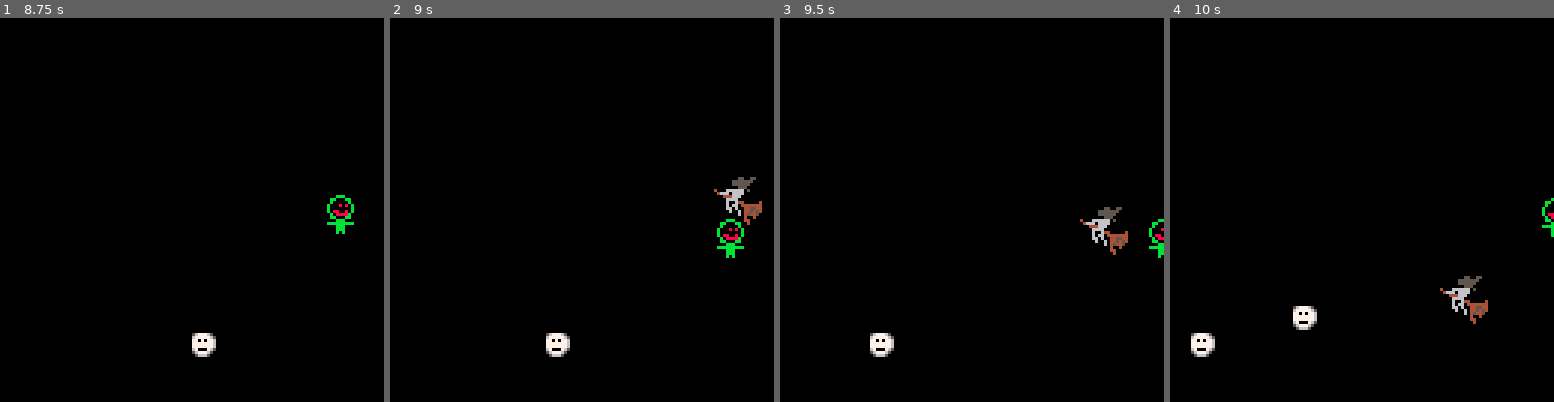
Above: before the commit, frames 1-4 (left to right).
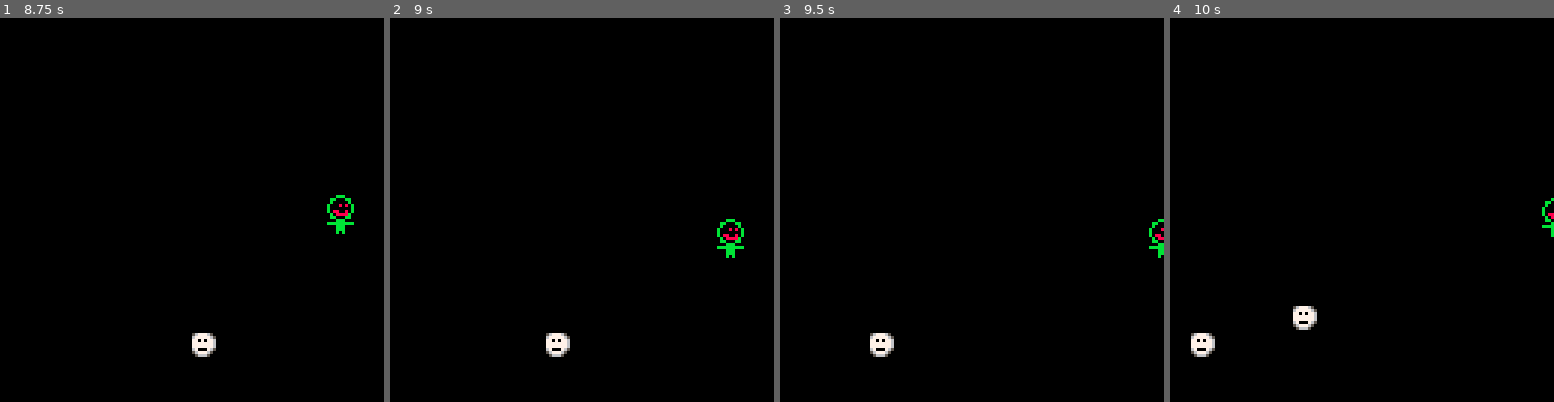
Above: after the commit, the same moments.

Repository: hbhanoo/pico8
Game: PICO-8 cartridge spookfest.p8
The game is run twice, just before and just after one commit, with the same random seed, the same clock (stepped at 60 frames per second) and the same inputs.
Inputs:
- Up to frame 1 (8.75 s): hold Right 1.6-2.1 s; hold Up 2.15-2.42 s; hold Right 2.47-3.03 s; hold Left 3.08-3.58 s; hold Down 3.63-3.97 s; hold Right 4.02-4.68 s; hold Up 4.73-5.03 s; hold Left 5.08-5.68 s; hold Down 5.73-6.03 s; hold Right 6.08-6.58 s; hold Right 6.63-7.13 s; hold Up 7.18-7.45 s; hold Right 7.5-8.07 s; hold Left 8.12-8.62 s; hold Down from 8.67 s (still down)
- Up to frame 2 (9 s): keep holding Down
- Up to frame 3 (9.5 s): release Down at 9 s; hold Right from 9.05 s (still down)
- Up to frame 4 (10 s): release Right at 9.72 s; hold Up from 9.77 s (still down)

Frame 1 is identical in both runs. In frame 2, 0.5% of the frame differs, in the area x 84-97%, y 41-54%; in frame 3, 0.5%; in frame 4, 0.5%.

Commit message:
check for collisions, add sound effects on collision

Diff:
--- a/spookfest.p8
+++ b/spookfest.p8
@@ -16,6 +16,7 @@
   sp=6,
   sw=2,
   sh=2,
+  box = {x1=4, y1=3, x2=13, y2=16},
   boundary = {
   x1=0,
   y1=0,
@@ -26,21 +27,44 @@
  template = {
   ghost = {
    sp = 2,
+   box = {x1=0, y1=0, x2=8, y2=8},
    dr = 50,
    dx = -1,
    dy = 0,
+   csfx = 0,
   },
   witch = {
    name = "witch",
    sp = 3,
    sw = 2,
    sh = 2,
+   box = {x1=0, y1=0, x2=16, y2=16},
    dr = 90,
    dx = -1,
    dy = 0,
+   csfx = 1,
   }
  }
  monsters = {}
+end
+
+function did_collide(a,b)
+ if (a.x + a.box.x1 > b.x + b.box.x2 or
+     a.y + a.box.y1 > b.y + b.box.y2 or
+     b.x + b.box.x1 > a.x + a.box.x2 or
+     b.y + b.box.y1 > a.y + a.box.y2) then
+  return false
+ else
+  return true
+ end
+end
+
+function collide_any(obj, objects)
+ local collisions = {}
+ for o in all(objects) do
+  if (did_collide(obj, o)) then add(collisions, o) end
+ end
+ return collisions
 end
 
 function maybe_spawn(template, extra)
@@ -59,8 +83,17 @@
   move_sprite(monster)
   if (monster.x < boundary.x1 or monster.x > boundary.x2 or
       monster.y < boundary.y1 or monster.y > boundary.y2) then
-    printh("monster out of bounds: " .. dump(monster))
+    -- printh("monster out of bounds: " .. dump(monster))
     del(monsters, monster)
+  end
+ end
+ local new_collisions = collide_any(player, monsters)
+ if next(new_collisions) == nil then
+  -- no collisions, no problem
+ else
+  for collision in all(new_collisions) do
+   sfx(collision.csfx)
+   del(monsters, collision)
   end
  end
  controls()
